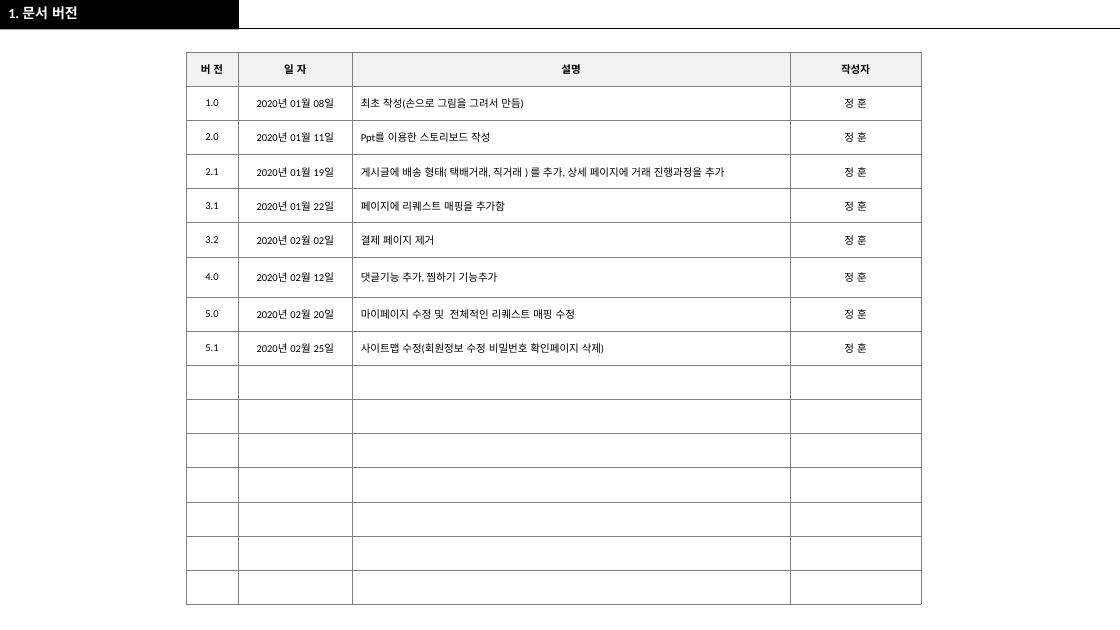
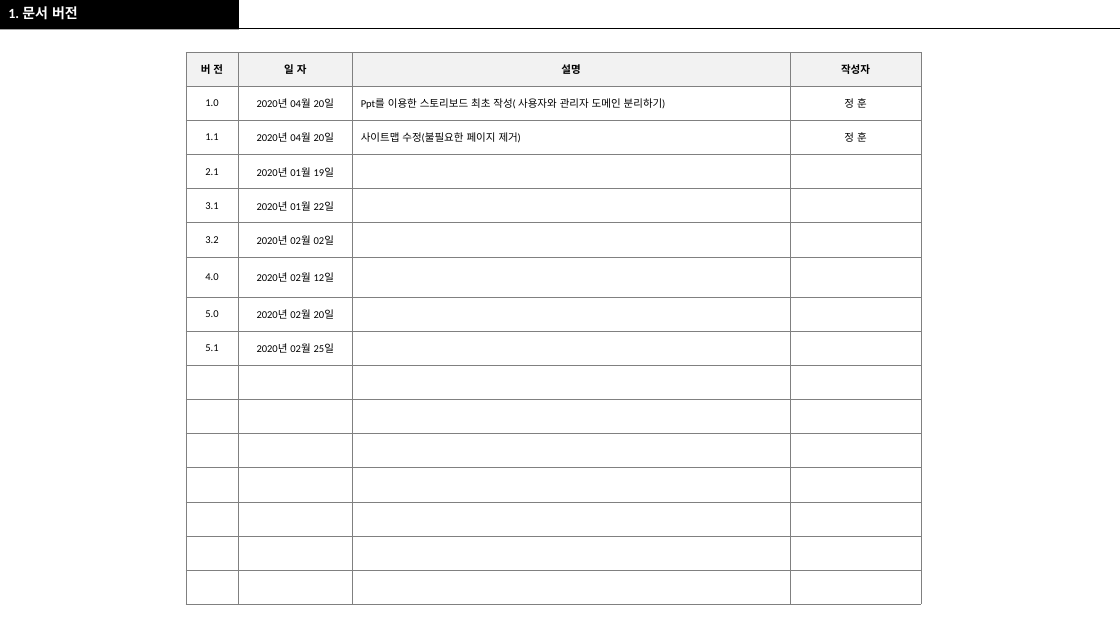
Before and after one commit to RealWarm/Common_Document, a slide deck: slide 2 of 온종일_돌봄/정훈_온종일_스토리보드_원본.pptx. Drawn at 1120x630 pixels with LibreOffice and Linux fonts; fonts in the diff are those of the drawing. Boxes give left, top, right and bottom in pixels: in the first picture for what was removed or moved away, otherwise in the second. Text is boxed around its words. In the diff, an @@ line names an element or a change of style, - is before the commit and + after.

Commit message:
사이트 맵 수정

```diff
--- a/온종일_돌봄/정훈_온종일_스토리보드_원본.pptx
+++ b/온종일_돌봄/정훈_온종일_스토리보드_원본.pptx
@@ table at [186,52,922,604] @@
-row 2, column 2: 2020년 01월 08일
+row 2, column 2: 2020년 04월 20일
-row 2, column 3: 최초 작성(손으로 그림을 그려서 만듬)
+row 2, column 3: Ppt를 이용한 스토리보드 최초 작성( 사용자와 관리자 도메인 분리하기)
-row 3: 2.0 | 2020년 01월 11일 | Ppt를 이용한 스토리보드 작성 | 정 훈
+row 3: 1.1 | 2020년 04월 20일 | 사이트맵 수정(불필요한 페이지 제거) | 정 훈
-row 4, column 3: 게시글에 배송 형태( 택배거래, 직거래 ) 를 추가, 상세 페이지에 거래 진행과정을 추가
+row 4, column 3: 
-row 4, column 4: 정 훈
+row 4, column 4: 
-row 5, column 3: 페이지에 리퀘스트 매핑을 추가함
+row 5, column 3: 
-row 5, column 4: 정 훈
+row 5, column 4: 
-row 6, column 3: 결제 페이지 제거
+row 6, column 3: 
-row 6, column 4: 정 훈
+row 6, column 4: 
-row 7, column 3: 댓글기능 추가, 찜하기 기능추가
+row 7, column 3: 
-row 7, column 4: 정 훈
+row 7, column 4: 
-row 8, column 3: 마이페이지 수정 및 전체적인 리퀘스트 매핑 수정
+row 8, column 3: 
-row 8, column 4: 정 훈
+row 8, column 4: 
-row 9, column 3: 사이트맵 수정(회원정보 수정 비밀번호 확인페이지 삭제)
+row 9, column 3: 
-row 9, column 4: 정 훈
+row 9, column 4: 
```
Also in this commit, not shown: 3 other slides changed, 2 slides added, 1 other file.
